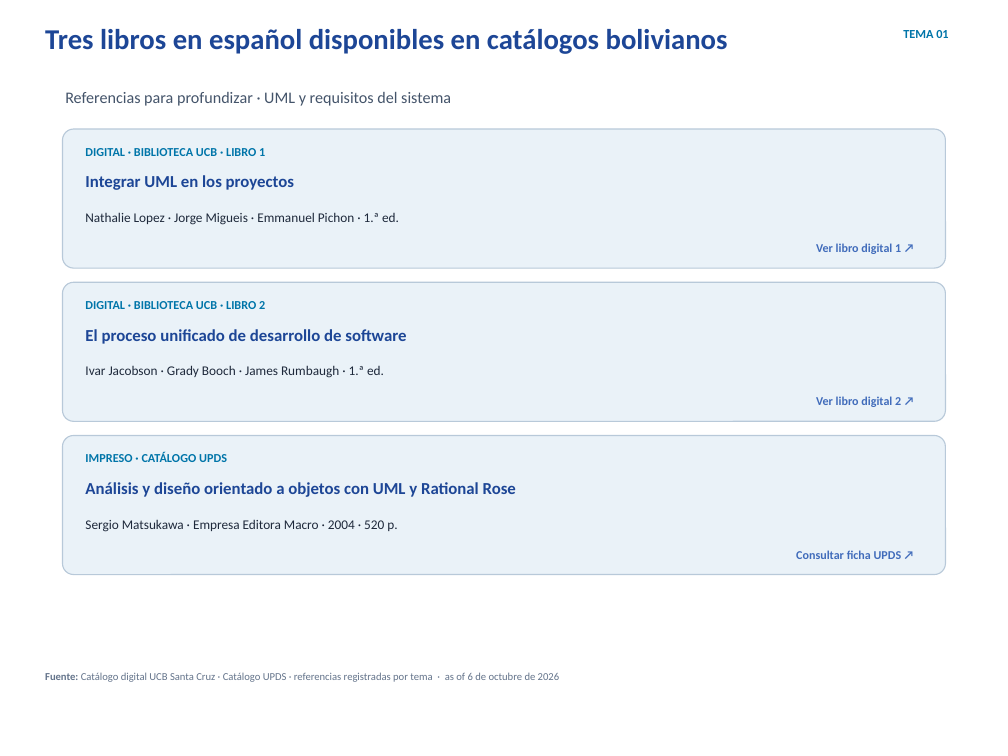
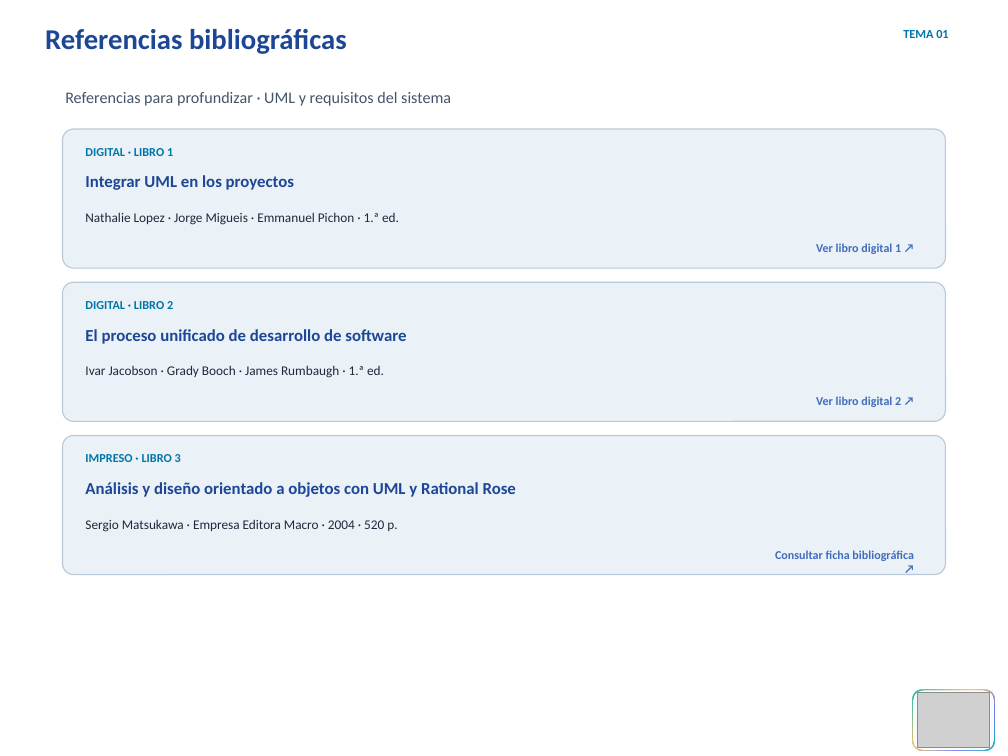
Before and after one commit to erickbravob/sistemas-informacion-i, a slide deck: slide 8 of materiales/actividad-1/tema-01-uml-requisitos-v23.pptx. Drawn at 1008x756 pixels with LibreOffice and Linux fonts; fonts in the diff are those of the drawing; grey boxes stand for pictures; background and template pictures are left out. Boxes give left, top, right and bottom in pixels: in the first picture for what was removed or moved away, otherwise in the second. Text is boxed around its words. In the diff, an @@ line names an element or a change of style, - is before the commit and + after.

```diff
--- a/materiales/actividad-1/tema-01-uml-requisitos-v23.pptx
+++ b/materiales/actividad-1/tema-01-uml-requisitos-v23.pptx
@@ text at (45, 29, 347, 54): text changed @@
-Tres libros en español disponibles en catálogos bolivianos
+Referencias bibliográficas
@@ text at (85, 148, 173, 156): text changed @@
-DIGITAL · BIBLIOTECA UCB · LIBRO 1
+DIGITAL · LIBRO 1
@@ text at (85, 301, 173, 309): text changed @@
-DIGITAL · BIBLIOTECA UCB · LIBRO 2
+DIGITAL · LIBRO 2
@@ text at (85, 454, 181, 462): text changed @@
-IMPRESO · CATÁLOGO UPDS
+IMPRESO · LIBRO 3
@@ text at (775, 550, 914, 561): text changed @@
-Consultar ficha UPDS ↗
+Consultar ficha bibliográfica ↗
@@ text removed at (45, 672, 559, 682) @@
-Fuente: Catálogo digital UCB Santa Cruz · Catálogo UPDS · referencias registradas por tema · as of 6 de octubre de 2026
@@ rounded rectangle added at (911, 688, 996, 752), fill gradient #16B9B0 to #F5C66A to #6D7BF7, outline #FFFFFF 1.1 pt @@
@@ rounded rectangle added at (913, 691, 993, 750), fill #F8FAFC, outline #FFFFFF 0.8 pt @@
@@ picture added at (917, 694, 990, 748) @@
```
Also in this commit, not shown: 7 other slides changed, 4 other files.
